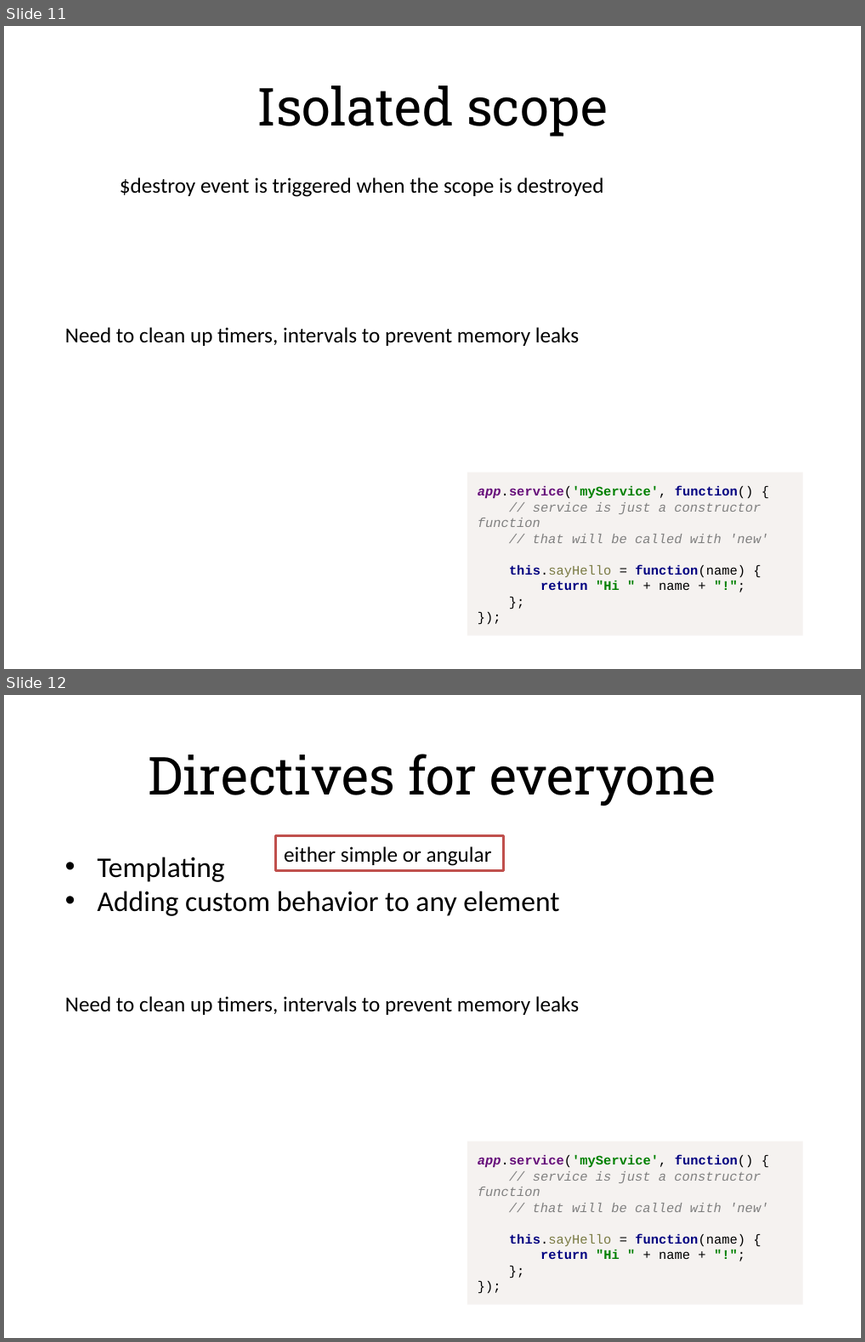
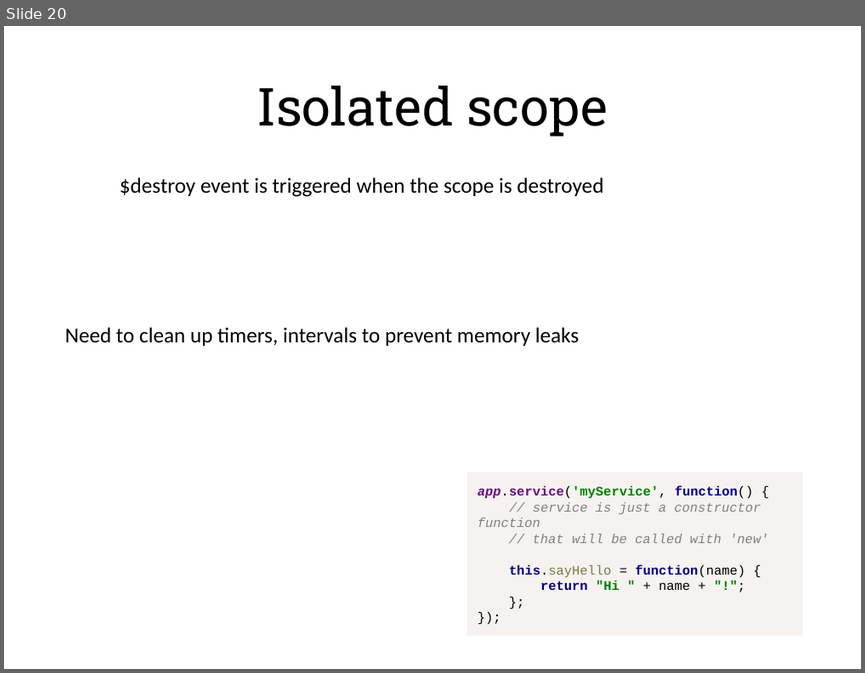
Before and after one commit to alexeymatveevp/angularjs-course, a slide deck: docs/03_directives.pptx. Shown one above the other, each under a label of ours: slides 11 and 12 before the commit, slide 20 after it. The pictures are 865x1342 and 865x673 pixels, drawn with LibreOffice and Linux fonts; fonts in the diff are those of the drawing. Boxes give left, top, right and bottom in pixels: in the first picture for what was removed or moved away, otherwise in the second. Text is boxed around its words. In the diff, an @@ line names an element or a change of style, - is before the commit and + after.

```diff
--- a/docs/03_directives.pptx
+++ b/docs/03_directives.pptx
@@ slide 12 removed at (x1=4, y1=695, x2=861, y2=1338), background #FFFFFF @@
@@ title removed at (x1=148, y1=754, x2=715, y2=805) @@
-Directives for everyone
@@ rectangle removed at (x1=276, y1=836, x2=504, y2=871) @@
-either simple or angular
@@ text removed at (x1=98, y1=857, x2=559, y2=916) @@
-• Templating
-• Adding custom behavior to any element
@@ text removed at (x1=65, y1=996, x2=579, y2=1015) @@
-Need to clean up timers, intervals to prevent memory leaks
@@ rectangle removed at (x1=467, y1=1141, x2=803, y2=1304) @@
-app.service('myService', function() {
-// service is just a constructor function
-// that will be called with 'new'
-this.sayHello = function(name) {
-return "Hi " + name + "!";
-};
-});
@@ what was slide 11 is now slide 20 @@
```
Also in this commit, not shown: 2 slides changed, 10 slides added, 1 other slide removed, 20 other files.
